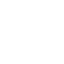
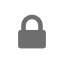
Layered file, before and after one edit (64px x 64px). Changes by layer:
pixels changed over left=18, top=14, right=46, bottom=49 (layer not identified)
